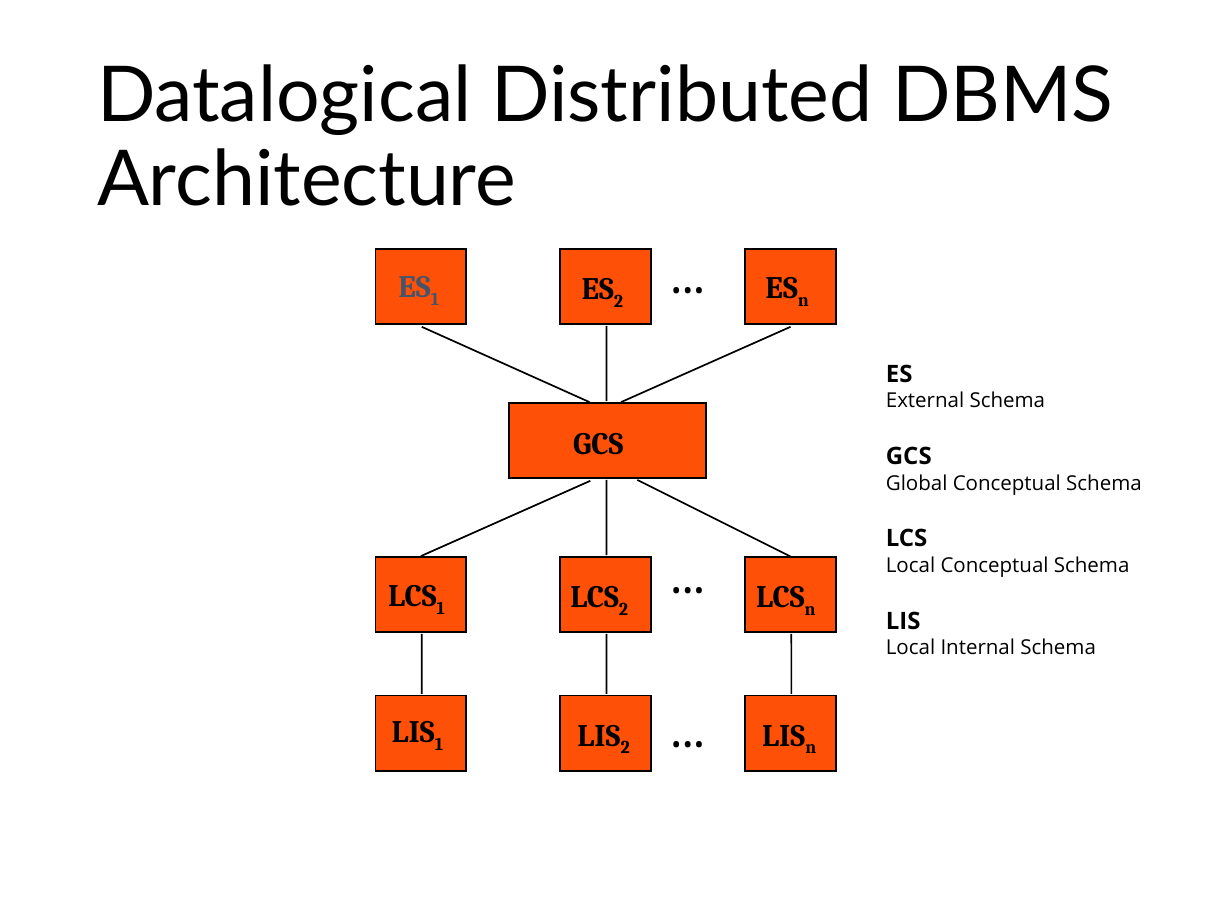
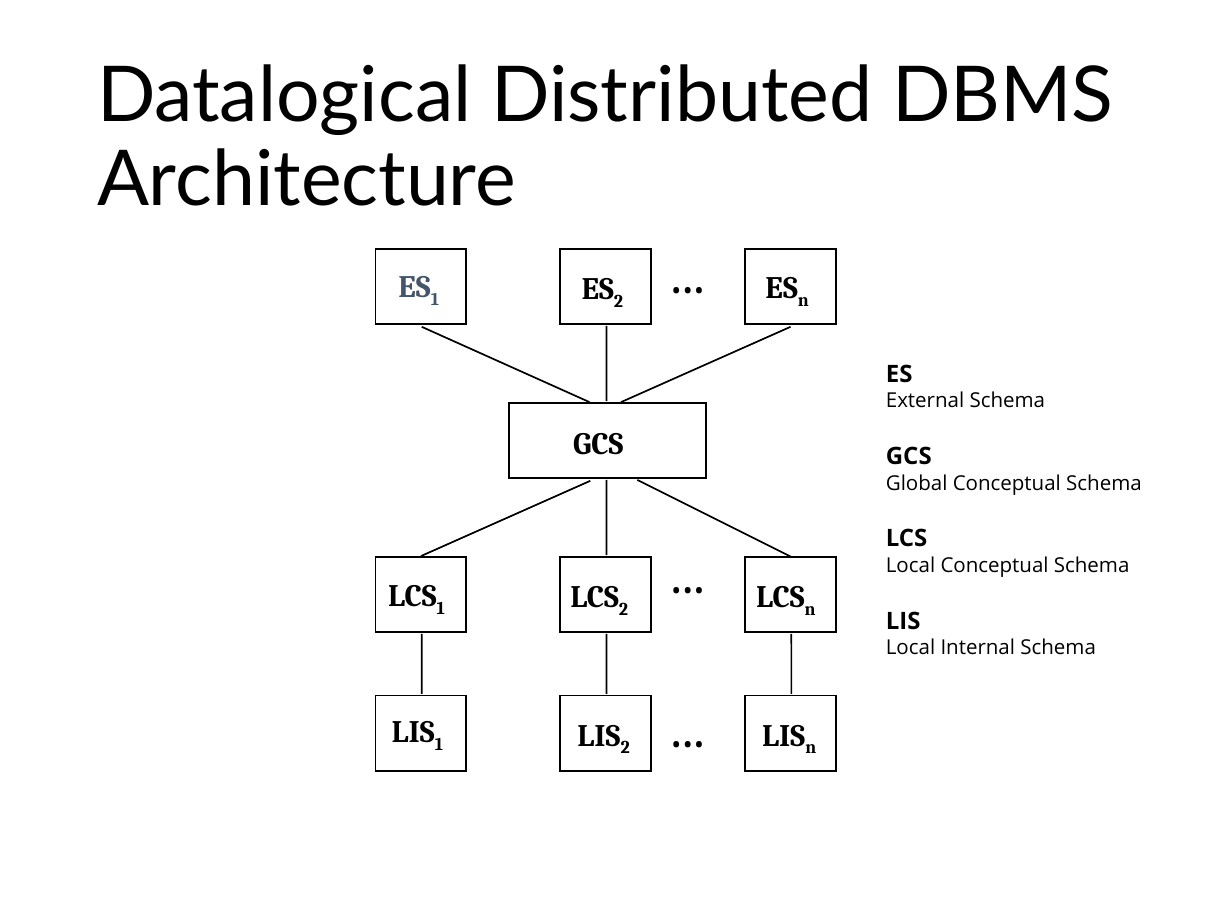
Before and after one commit to munif/distributed-database, a slide deck: slide 43 of 161702/docs/01. Distributed Database.pptx. Drawn at 1232x924 pixels with LibreOffice and Linux fonts; fonts in the diff are those of the drawing. Boxes give left, top, right and bottom in pixels: in the first picture for what was removed or moved away, otherwise in the second. Text is boxed around its words. In the diff, an @@ line names an element or a change of style, - is before the commit and + after.

```diff
--- a/161702/docs/01. Distributed Database.pptx
+++ b/161702/docs/01. Distributed Database.pptx
@@ fill #FF5008 to #FFFFFF in 10 elements at <box>376,249,467,324</box>, <box>745,249,837,324</box>, <box>561,249,652,324</box>, <box>509,403,706,478</box>, <box>376,557,467,632</box>, <box>561,557,652,632</box>, <box>745,557,837,632</box>, <box>376,696,467,771</box>, <box>561,696,652,771</box>, <box>745,696,837,771</box> @@
```
Also in this commit, not shown: 2 other slides changed, 2 slides added.
